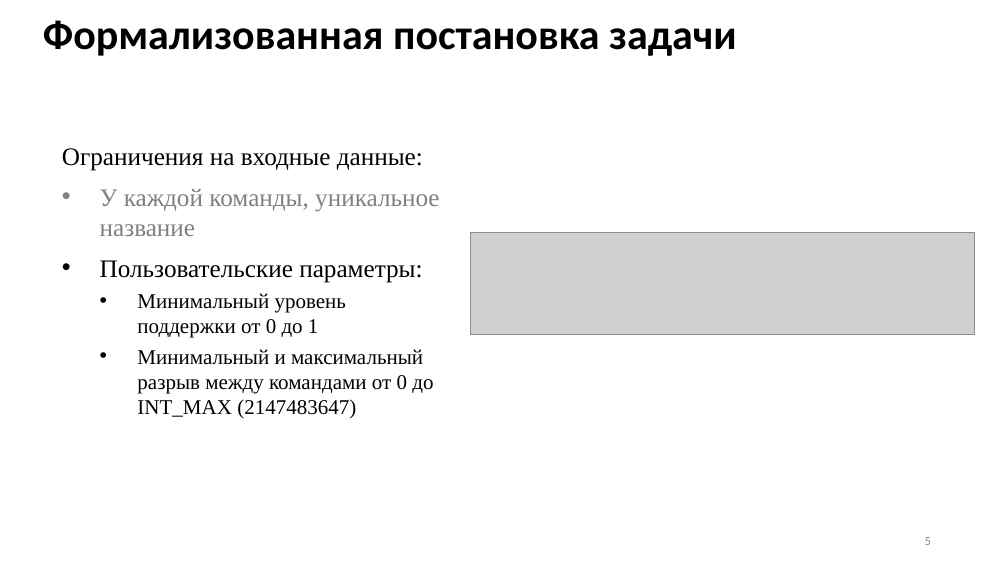
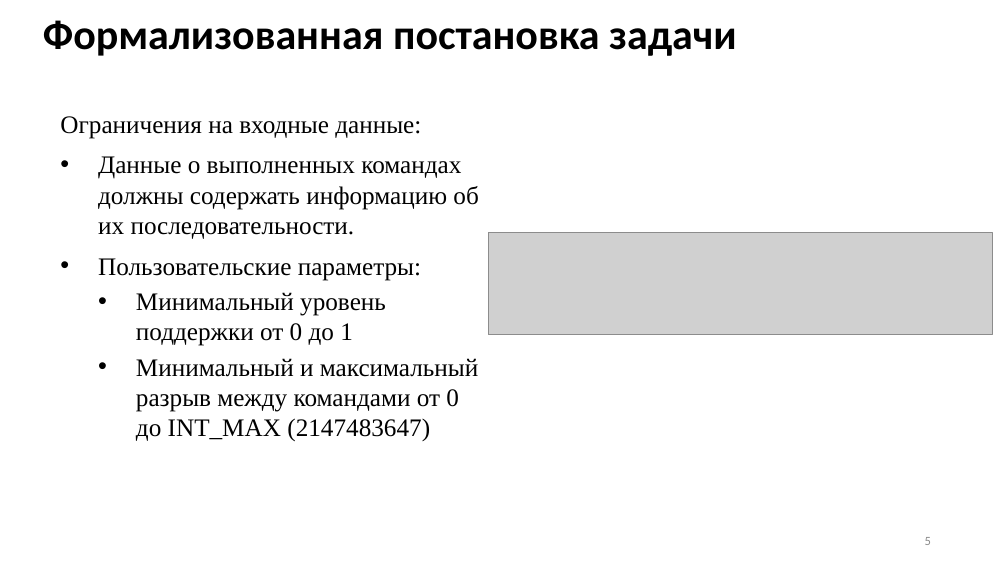
Before and after one commit to Inlucker/8semestr, a slide deck: slide 5 of ВКР/Презентация/ПронинАС_ВКР_презентация.pptx. Drawn at 1008x567 pixels with LibreOffice and Linux fonts; fonts in the diff are those of the drawing; grey boxes stand for pictures. Boxes give left, top, right and bottom in pixels: in the first picture for what was removed or moved away, otherwise in the second. Text is boxed around its words. In the diff, an @@ line names an element or a change of style, - is before the commit and + after.

```diff
--- a/ВКР/Презентация/ПронинАС_ВКР_презентация.pptx
+++ b/ВКР/Презентация/ПронинАС_ВКР_презентация.pptx
@@ text "Ограничения на входные данные:": place and size @@
-text "Ограничения на входные данные:" at (62,148,439,419)
+text "Ограничения на входные данные:" at (60,116,478,441)
@@ text at (98,156,478,239): text changed; text colour #808080 to #000000 @@
-• У каждой команды, уникальное название
+• Данные о выполненных командах должны содержать информацию об их последовательности.
@@ picture: place and size @@
-picture at (470,232,975,335)
+picture at (488,232,993,335)
@@ text at (136,292,478,441): size 20 to 24 pt in "Минимальный уровень поддержки от 0 до 1", "Минимальный и максимальный разрыв между командами от ..." @@
```
Also in this commit, not shown: 1 other slide changed, 2 slides removed, 1 other file.
